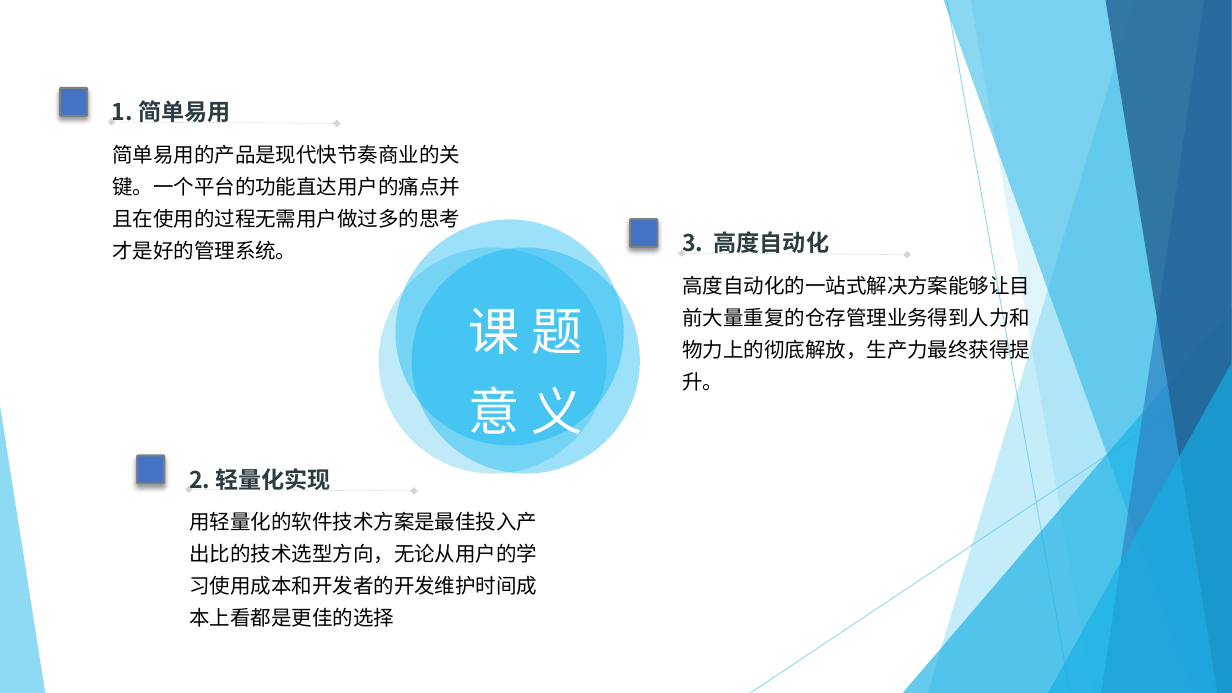
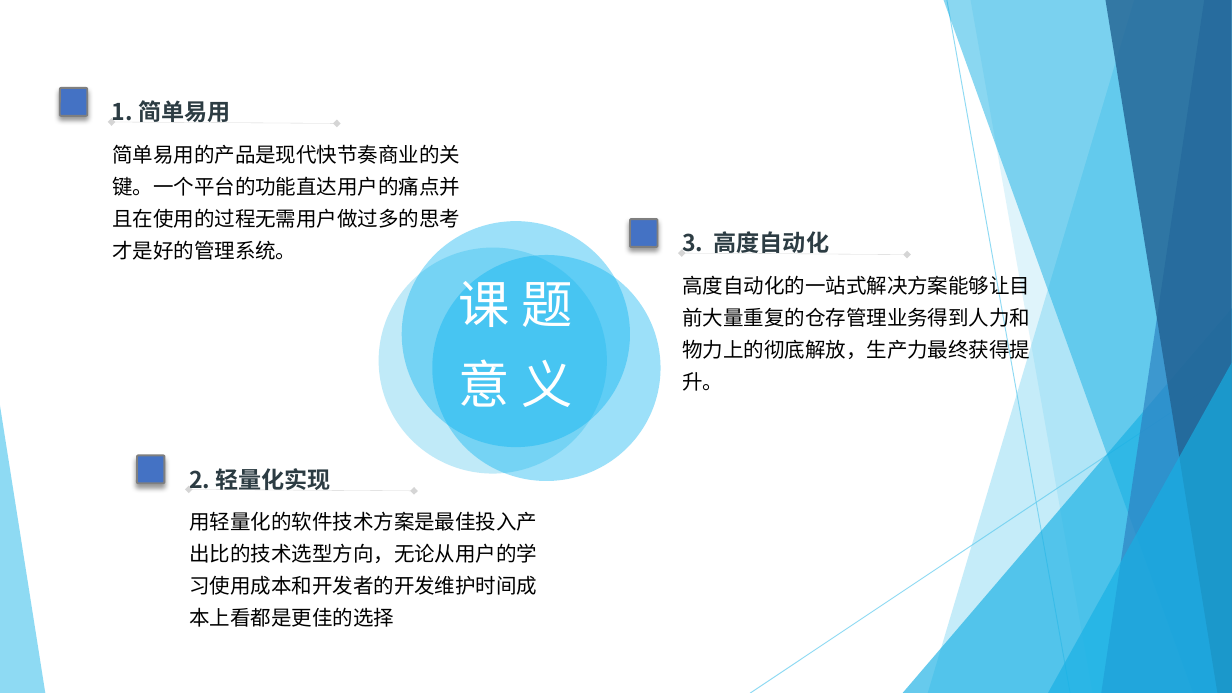
Before and after one commit to JASONPANGGO/RFID-repo, a slide deck: slide 5 of 答辩/彭梓浩毕业答辩PPT.pptx. Drawn at 1232x693 pixels with LibreOffice and Linux fonts; fonts in the diff are those of the drawing. Boxes give left, top, right and bottom in pixels: in the first picture for what was removed or moved away, otherwise in the second. Text is boxed around its words. In the diff, an @@ line names an element or a change of style, - is before the commit and + after.

Commit message:
ppt

```diff
--- a/答辩/彭梓浩毕业答辩PPT.pptx
+++ b/答辩/彭梓浩毕业答辩PPT.pptx
@@ ellipse "课 题意 义": place and size @@
-ellipse "课 题意 义" at [411, 248, 640, 474]
+ellipse "课 题意 义" at [402, 221, 630, 447]
@@ ellipse: place and size @@
-ellipse at [396, 219, 624, 445]
+ellipse at [433, 255, 661, 482]
```
Also in this commit, not shown: 1 other slide changed, 21 slides added, 1 slide removed.
